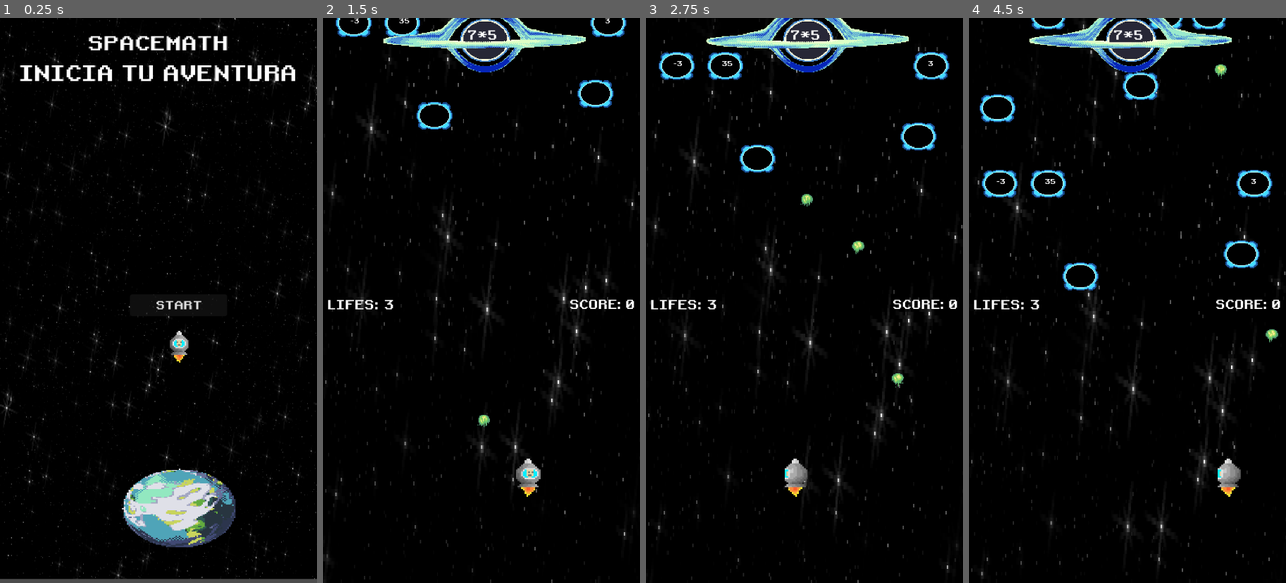
Above: before the commit, frames 1-4 (left to right).
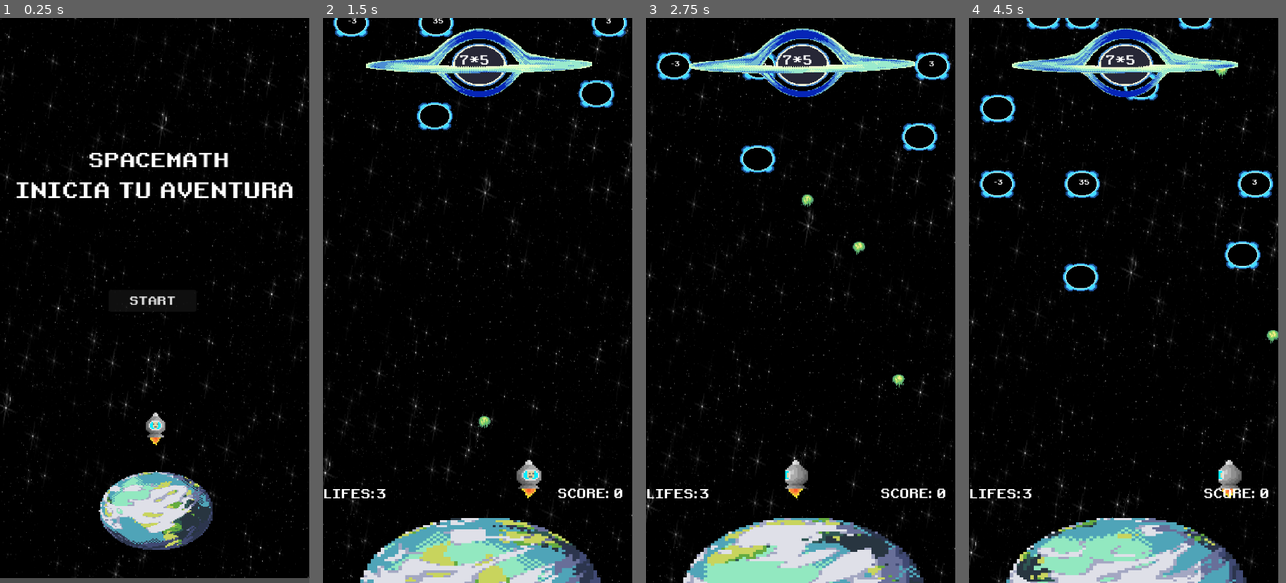
Above: after the commit, the same moments.

Repository: Keeeff9/math-kid
Game: Godot game, scene res://Scenes/menu.tscn
The game is run twice, just before and just after one commit, with the same random seed, the same clock (stepped at 60 frames per second) and the same inputs.
Inputs:
- Up to frame 1 (0.25 s): no input
- Up to frame 2 (1.5 s): click "START" at 0.5 s; tap Enter (ui_accept) at 1.25 s; hold Right (ui_right) from 1.28 s (still down)
- Up to frame 3 (2.75 s): tap Enter (ui_accept) at 1.52, 2.27 s; release Right (ui_right) at 2.03 s; hold Left (ui_left) from 2.03 s (still down)
- Up to frame 4 (4.5 s): release Left (ui_left) at 2.78 s; hold Right (ui_right) 2.78-4.28 s; tap Enter (ui_accept) at 3.77 s; hold Left (ui_left) from 4.28 s (still down)
In our replay, the window is 450x800 before the commit and 439x800 after it. These sizes can differ from the game's own. Grey fills any space a smaller window leaves; there, only what the larger window draws over its background counts as a difference.

The runs differ from the first frame. In frame 1, 11% of the frame differs, in the area x 0-100%, y 0-100%; in frame 2, 16%; in frame 3, 16%; in frame 4, 17%.

Commit message:
Ajuste proporciones del diseño

Diff:
--- a/SpaceMath/v.0.2.2/Main_World/world.tscn
+++ b/SpaceMath/v.0.2.2/Main_World/world.tscn
@@ -8,6 +8,435 @@
 [ext_resource type="PackedScene" uid="uid://g23050u7d6na" path="res://Scenes/gui.tscn" id="7_u4wrg"]
 [ext_resource type="PackedScene" uid="uid://1ywt8pegwruk" path="res://Scenes/EnemyPos.tscn" id="8_2y3o6"]
 [ext_resource type="PackedScene" uid="uid://8oxns2yfh5i7" path="res://Scenes/menu_pausa.tscn" id="8_uhaoi"]
+[ext_resource type="Texture2D" uid="uid://cvjkkflevmwiy" path="res://Assets/planet.png" id="9_ma0g6"]
+
+[sub_resource type="AtlasTexture" id="AtlasTexture_vyr52"]
+atlas = ExtResource("9_ma0g6")
+region = Rect2(0, 0, 70, 70)
+
+[sub_resource type="AtlasTexture" id="AtlasTexture_583tm"]
+atlas = ExtResource("9_ma0g6")
+region = Rect2(70, 0, 70, 70)
+
+[sub_resource type="AtlasTexture" id="AtlasTexture_j3uuf"]
+atlas = ExtResource("9_ma0g6")
+region = Rect2(140, 0, 70, 70)
+
+[sub_resource type="AtlasTexture" id="AtlasTexture_lmw2q"]
+atlas = ExtResource("9_ma0g6")
+region = Rect2(210, 0, 70, 70)
+
+[sub_resource type="AtlasTexture" id="AtlasTexture_mf2ho"]
+atlas = ExtResource("9_ma0g6")
+region = Rect2(280, 0, 70, 70)
+
+[sub_resource type="AtlasTexture" id="AtlasTexture_c4gor"]
+atlas = ExtResource("9_ma0g6")
+region = Rect2(350, 0, 70, 70)
+
+[sub_resource type="AtlasTexture" id="AtlasTexture_g3f7q"]
+atlas = ExtResource("9_ma0g6")
+region = Rect2(420, 0, 70, 70)
+
+[sub_resource type="AtlasTexture" id="AtlasTexture_6fibw"]
+atlas = ExtResource("9_ma0g6")
+region = Rect2(490, 0, 70, 70)
+
+[sub_resource type="AtlasTexture" id="AtlasTexture_kbw07"]
+atlas = ExtResource("9_ma0g6")
+region = Rect2(560, 0, 70, 70)
+
+[sub_resource type="AtlasTexture" id="AtlasTexture_55gul"]
+atlas = ExtResource("9_ma0g6")
+region = Rect2(630, 0, 70, 70)
+
+[sub_resource type="AtlasTexture" id="AtlasTexture_sm1b1"]
+atlas = ExtResource("9_ma0g6")
+region = Rect2(700, 0, 70, 70)
+
+[sub_resource type="AtlasTexture" id="AtlasTexture_biyey"]
+atlas = ExtResource("9_ma0g6")
+region = Rect2(770, 0, 70, 70)
+
+[sub_resource type="AtlasTexture" id="AtlasTexture_eci4s"]
+atlas = ExtResource("9_ma0g6")
+region = Rect2(840, 0, 70, 70)
+
+[sub_resource type="AtlasTexture" id="AtlasTexture_8x7uh"]
+atlas = ExtResource("9_ma0g6")
+region = Rect2(910, 0, 70, 70)
+
+[sub_resource type="AtlasTexture" id="AtlasTexture_ex1dv"]
+atlas = ExtResource("9_ma0g6")
+region = Rect2(980, 0, 70, 70)
+
+[sub_resource type="AtlasTexture" id="AtlasTexture_t3hvv"]
+atlas = ExtResource("9_ma0g6")
+region = Rect2(1050, 0, 70, 70)
+
+[sub_resource type="AtlasTexture" id="AtlasTexture_iegjq"]
+atlas = ExtResource("9_ma0g6")
+region = Rect2(1120, 0, 70, 70)
+
+[sub_resource type="AtlasTexture" id="AtlasTexture_j4kqt"]
+atlas = ExtResource("9_ma0g6")
+region = Rect2(1190, 0, 70, 70)
+
+[sub_resource type="AtlasTexture" id="AtlasTexture_ek6wj"]
+atlas = ExtResource("9_ma0g6")
+region = Rect2(1260, 0, 70, 70)
+
+[sub_resource type="AtlasTexture" id="AtlasTexture_iexc8"]
+atlas = ExtResource("9_ma0g6")
+region = Rect2(1330, 0, 70, 70)
+
+[sub_resource type="AtlasTexture" id="AtlasTexture_a4iuj"]
+atlas = ExtResource("9_ma0g6")
+region = Rect2(1400, 0, 70, 70)
+
+[sub_resource type="AtlasTexture" id="AtlasTexture_kmlad"]
+atlas = ExtResource("9_ma0g6")
+region = Rect2(1470, 0, 70, 70)
+
+[sub_resource type="AtlasTexture" id="AtlasTexture_anic8"]
+atlas = ExtResource("9_ma0g6")
+region = Rect2(1540, 0, 70, 70)
+
+[sub_resource type="AtlasTexture" id="AtlasTexture_48fvn"]
+atlas = ExtResource("9_ma0g6")
+region = Rect2(1610, 0, 70, 70)
+
+[sub_resource type="AtlasTexture" id="AtlasTexture_vpgpg"]
+atlas = ExtResource("9_ma0g6")
+region = Rect2(1680, 0, 70, 70)
+
+[sub_resource type="AtlasTexture" id="AtlasTexture_mv32s"]
+atlas = ExtResource("9_ma0g6")
+region = Rect2(1750, 0, 70, 70)
+
+[sub_resource type="AtlasTexture" id="AtlasTexture_mgkh2"]
+atlas = ExtResource("9_ma0g6")
+region = Rect2(1820, 0, 70, 70)
+
+[sub_resource type="AtlasTexture" id="AtlasTexture_itkxb"]
+atlas = ExtResource("9_ma0g6")
+region = Rect2(1890, 0, 70, 70)
+
+[sub_resource type="AtlasTexture" id="AtlasTexture_65lj3"]
+atlas = ExtResource("9_ma0g6")
+region = Rect2(1960, 0, 70, 70)
+
+[sub_resource type="AtlasTexture" id="AtlasTexture_0kcps"]
+atlas = ExtResource("9_ma0g6")
+region = Rect2(2030, 0, 70, 70)
+
+[sub_resource type="AtlasTexture" id="AtlasTexture_06yyo"]
+atlas = ExtResource("9_ma0g6")
+region = Rect2(2100, 0, 70, 70)
+
+[sub_resource type="AtlasTexture" id="AtlasTexture_o5b37"]
+atlas = ExtResource("9_ma0g6")
+region = Rect2(2170, 0, 70, 70)
+
+[sub_resource type="AtlasTexture" id="AtlasTexture_72ta5"]
+atlas = ExtResource("9_ma0g6")
+region = Rect2(2240, 0, 70, 70)
+
+[sub_resource type="AtlasTexture" id="AtlasTexture_hphj4"]
+atlas = ExtResource("9_ma0g6")
+region = Rect2(2310, 0, 70, 70)
+
+[sub_resource type="AtlasTexture" id="AtlasTexture_f61sj"]
+atlas = ExtResource("9_ma0g6")
+region = Rect2(2380, 0, 70, 70)
+
+[sub_resource type="AtlasTexture" id="AtlasTexture_636a0"]
+atlas = ExtResource("9_ma0g6")
+region = Rect2(2450, 0, 70, 70)
+
+[sub_resource type="AtlasTexture" id="AtlasTexture_xa8ji"]
+atlas = ExtResource("9_ma0g6")
+region = Rect2(2520, 0, 70, 70)
+
+[sub_resource type="AtlasTexture" id="AtlasTexture_pavt4"]
+atlas = ExtResource("9_ma0g6")
+region = Rect2(2590, 0, 70, 70)
+
+[sub_resource type="AtlasTexture" id="AtlasTexture_7h1rb"]
+atlas = ExtResource("9_ma0g6")
+region = Rect2(2660, 0, 70, 70)
+
+[sub_resource type="AtlasTexture" id="AtlasTexture_n4jnb"]
+atlas = ExtResource("9_ma0g6")
+region = Rect2(2730, 0, 70, 70)
+
+[sub_resource type="AtlasTexture" id="AtlasTexture_ejyer"]
+atlas = ExtResource("9_ma0g6")
+region = Rect2(2800, 0, 70, 70)
+
+[sub_resource type="AtlasTexture" id="AtlasTexture_mju1r"]
+atlas = ExtResource("9_ma0g6")
+region = Rect2(2870, 0, 70, 70)
+
+[sub_resource type="AtlasTexture" id="AtlasTexture_xfvoi"]
+atlas = ExtResource("9_ma0g6")
+region = Rect2(2940, 0, 70, 70)
+
+[sub_resource type="AtlasTexture" id="AtlasTexture_w7pmx"]
+atlas = ExtResource("9_ma0g6")
+region = Rect2(3010, 0, 70, 70)
+
+[sub_resource type="AtlasTexture" id="AtlasTexture_sb443"]
+atlas = ExtResource("9_ma0g6")
+region = Rect2(3080, 0, 70, 70)
+
+[sub_resource type="AtlasTexture" id="AtlasTexture_r8w7d"]
+atlas = ExtResource("9_ma0g6")
+region = Rect2(3150, 0, 70, 70)
+
+[sub_resource type="AtlasTexture" id="AtlasTexture_g21qs"]
+atlas = ExtResource("9_ma0g6")
+region = Rect2(3220, 0, 70, 70)
+
+[sub_resource type="AtlasTexture" id="AtlasTexture_v611j"]
+atlas = ExtResource("9_ma0g6")
+region = Rect2(3290, 0, 70, 70)
+
+[sub_resource type="AtlasTexture" id="AtlasTexture_sytgh"]
+atlas = ExtResource("9_ma0g6")
+region = Rect2(3360, 0, 70, 70)
+
+[sub_resource type="AtlasTexture" id="AtlasTexture_ah7wh"]
+atlas = ExtResource("9_ma0g6")
+region = Rect2(3430, 0, 70, 70)
+
+[sub_resource type="AtlasTexture" id="AtlasTexture_yskmj"]
+atlas = ExtResource("9_ma0g6")
+region = Rect2(3500, 0, 70, 70)
+
+[sub_resource type="AtlasTexture" id="AtlasTexture_wls4b"]
+atlas = ExtResource("9_ma0g6")
+region = Rect2(3570, 0, 70, 70)
+
+[sub_resource type="AtlasTexture" id="AtlasTexture_vb7kn"]
+atlas = ExtResource("9_ma0g6")
+region = Rect2(3640, 0, 70, 70)
+
+[sub_resource type="AtlasTexture" id="AtlasTexture_jbf4g"]
+atlas = ExtResource("9_ma0g6")
+region = Rect2(3710, 0, 70, 70)
+
+[sub_resource type="AtlasTexture" id="AtlasTexture_2e1wo"]
+atlas = ExtResource("9_ma0g6")
+region = Rect2(3780, 0, 70, 70)
+
+[sub_resource type="AtlasTexture" id="AtlasTexture_mjfdq"]
+atlas = ExtResource("9_ma0g6")
+region = Rect2(3850, 0, 70, 70)
+
+[sub_resource type="AtlasTexture" id="AtlasTexture_ldx4e"]
+atlas = ExtResource("9_ma0g6")
+region = Rect2(3920, 0, 70, 70)
+
+[sub_resource type="AtlasTexture" id="AtlasTexture_colcn"]
+atlas = ExtResource("9_ma0g6")
+region = Rect2(3990, 0, 70, 70)
+
+[sub_resource type="AtlasTexture" id="AtlasTexture_0s4xg"]
+atlas = ExtResource("9_ma0g6")
+region = Rect2(4060, 0, 70, 70)
+
+[sub_resource type="AtlasTexture" id="AtlasTexture_vaup4"]
+atlas = ExtResource("9_ma0g6")
+region = Rect2(4130, 0, 70, 70)
+
+[sub_resource type="SpriteFrames" id="SpriteFrames_p0u5h"]
+animations = [{
+"frames": [{
+"duration": 1.0,
+"texture": SubResource("AtlasTexture_vyr52")
+}, {
+"duration": 1.0,
+"texture": SubResource("AtlasTexture_583tm")
+}, {
+"duration": 1.0,
+"texture": SubResource("AtlasTexture_j3uuf")
+}, {
+"duration": 1.0,
+"texture": SubResource("AtlasTexture_lmw2q")
+}, {
+"duration": 1.0,
+"texture": SubResource("AtlasTexture_mf2ho")
+}, {
+"duration": 1.0,
+"texture": SubResource("AtlasTexture_c4gor")
+}, {
+"duration": 1.0,
+"texture": SubResource("AtlasTexture_g3f7q")
+}, {
+"duration": 1.0,
+"texture": SubResource("AtlasTexture_6fibw")
+}, {
+"duration": 1.0,
+"texture": SubResource("AtlasTexture_kbw07")
+}, {
+"duration": 1.0,
+"texture": SubResource("AtlasTexture_55gul")
+}, {
+"duration": 1.0,
+"texture": SubResource("AtlasTexture_sm1b1")
+}, {
+"duration": 1.0,
+"texture": SubResource("AtlasTexture_biyey")
+}, {
+"duration": 1.0,
+"texture": SubResource("AtlasTexture_eci4s")
+}, {
+"duration": 1.0,
+"texture": SubResource("AtlasTexture_8x7uh")
+}, {
+"duration": 1.0,
+"texture": SubResource("AtlasTexture_ex1dv")
+}, {
+"duration": 1.0,
+"texture": SubResource("AtlasTexture_t3hvv")
+}, {
+"duration": 1.0,
+"texture": SubResource("AtlasTexture_iegjq")
+}, {
+"duration": 1.0,
+"texture": SubResource("AtlasTexture_j4kqt")
+}, {
+"duration": 1.0,
+"texture": SubResource("AtlasTexture_ek6wj")
+}, {
+"duration": 1.0,
+"texture": SubResource("AtlasTexture_iexc8")
+}, {
+"duration": 1.0,
+"texture": SubResource("AtlasTexture_a4iuj")
+}, {
+"duration": 1.0,
+"texture": SubResource("AtlasTexture_kmlad")
+}, {
+"duration": 1.0,
+"texture": SubResource("AtlasTexture_anic8")
+}, {
+"duration": 1.0,
+"texture": SubResource("AtlasTexture_48fvn")
+}, {
+"duration": 1.0,
+"texture": SubResource("AtlasTexture_vpgpg")
+}, {
+"duration": 1.0,
+"texture": SubResource("AtlasTexture_mv32s")
+}, {
+"duration": 1.0,
+"texture": SubResource("AtlasTexture_mgkh2")
+}, {
+"duration": 1.0,
+"texture": SubResource("AtlasTexture_itkxb")
+}, {
+"duration": 1.0,
+"texture": SubResource("AtlasTexture_65lj3")
+}, {
+"duration": 1.0,
+"texture": SubResource("AtlasTexture_0kcps")
+}, {
+"duration": 1.0,
+"texture": SubResource("AtlasTexture_06yyo")
+}, {
+"duration": 1.0,
+"texture": SubResource("AtlasTexture_o5b37")
+}, {
+"duration": 1.0,
+"texture": SubResource("AtlasTexture_72ta5")
+}, {
+"duration": 1.0,
+"texture": SubResource("AtlasTexture_hphj4")
+}, {
+"duration": 1.0,
+"texture": SubResource("AtlasTexture_f61sj")
+}, {
+"duration": 1.0,
+"texture": SubResource("AtlasTexture_636a0")
+}, {
+"duration": 1.0,
+"texture": SubResource("AtlasTexture_xa8ji")
+}, {
+"duration": 1.0,
+"texture": SubResource("AtlasTexture_pavt4")
+}, {
+"duration": 1.0,
+"texture": SubResource("AtlasTexture_7h1rb")
+}, {
+"duration": 1.0,
+"texture": SubResource("AtlasTexture_n4jnb")
+}, {
+"duration": 1.0,
+"texture": SubResource("AtlasTexture_ejyer")
+}, {
+"duration": 1.0,
+"texture": SubResource("AtlasTexture_mju1r")
+}, {
+"duration": 1.0,
+"texture": SubResource("AtlasTexture_xfvoi")
+}, {
+"duration": 1.0,
+"texture": SubResource("AtlasTexture_w7pmx")
+}, {
+"duration": 1.0,
+"texture": SubResource("AtlasTexture_sb443")
+}, {
+"duration": 1.0,
+"texture": SubResource("AtlasTexture_r8w7d")
+}, {
+"duration": 1.0,
+"texture": SubResource("AtlasTexture_g21qs")
+}, {
+"duration": 1.0,
+"texture": SubResource("AtlasTexture_v611j")
+}, {
+"duration": 1.0,
+"texture": SubResource("AtlasTexture_sytgh")
+}, {
+"duration": 1.0,
+"texture": SubResource("AtlasTexture_ah7wh")
+}, {
+"duration": 1.0,
+"texture": SubResource("AtlasTexture_yskmj")
+}, {
+"duration": 1.0,
+"texture": SubResource("AtlasTexture_wls4b")
+}, {
+"duration": 1.0,
+"texture": SubResource("AtlasTexture_vb7kn")
+}, {
+"duration": 1.0,
+"texture": SubResource("AtlasTexture_jbf4g")
+}, {
+"duration": 1.0,
+"texture": SubResource("AtlasTexture_2e1wo")
+}, {
+"duration": 1.0,
+"texture": SubResource("AtlasTexture_mjfdq")
+}, {
+"duration": 1.0,
+"texture": SubResource("AtlasTexture_ldx4e")
+}, {
+"duration": 1.0,
+"texture": SubResource("AtlasTexture_colcn")
+}, {
+"duration": 1.0,
+"texture": SubResource("AtlasTexture_0s4xg")
+}, {
+"duration": 1.0,
+"texture": SubResource("AtlasTexture_vaup4")
+}],
+"loop": true,
+"name": &"default",
+"speed": 9.0
+}]
 
 [node name="main" type="Node2D"]
 script = ExtResource("1_86qvf")
@@ -18,8 +447,9 @@
 repeat_size = Vector2(0, 700)
 
 [node name="Sprite2D" type="Sprite2D" parent="Parallax2D"]
-position = Vector2(1199, -0.999878)
-scale = Vector2(2.94922, 8.20898)
+texture_filter = 1
+position = Vector2(971, 606)
+scale = Vector2(1.41275, 2.471)
 texture = ExtResource("3_pf7x1")
 
 [node name="Timer" type="Timer" parent="Parallax2D"]
@@ -43,24 +473,25 @@
 [node name="PositionEnemy" type="Node" parent="."]
 
 [node name="Enemy1" parent="PositionEnemy" instance=ExtResource("8_2y3o6")]
-position = Vector2(70, 45)
+position = Vector2(64, 216)
 
 [node name="Enemy2" parent="PositionEnemy" instance=ExtResource("8_2y3o6")]
-position = Vector2(180, 50)
+position = Vector2(256, 208)
 
 [node name="Enemy3" parent="PositionEnemy" instance=ExtResource("8_2y3o6")]
-position = Vector2(293, 57)
+position = Vector2(384, 208)
 
 [node name="Enemy4" parent="PositionEnemy" instance=ExtResource("8_2y3o6")]
-position = Vector2(447, 53)
+position = Vector2(512, 208)
 
 [node name="Enemy5" parent="PositionEnemy" instance=ExtResource("8_2y3o6")]
-position = Vector2(648, 62)
+position = Vector2(648, 208)
 
 [node name="Enemy6" parent="PositionEnemy" instance=ExtResource("8_2y3o6")]
-position = Vector2(545, 40)
+position = Vector2(168, 288)
 
 [node name="CanvasLayer" type="CanvasLayer" parent="."]
+visible = false
 
 [node name="menuPausa" parent="CanvasLayer" instance=ExtResource("8_uhaoi")]
 offset_left = -7.0
@@ -68,6 +499,13 @@
 offset_right = -7.0
 offset_bottom = -3.0
 
+[node name="Planet" type="AnimatedSprite2D" parent="."]
+texture_filter = 1
+position = Vector2(352, 1304)
+scale = Vector2(7.88571, 5.14286)
+sprite_frames = SubResource("SpriteFrames_p0u5h")
+autoplay = "default"
+
 [connection signal="child_entered_tree" from="." to="." method="_on_child_entered_tree"]
 [connection signal="timeout" from="Parallax2D/Timer" to="." method="_on_timer_timeout"]
 [connection signal="timeout" from="TimerEnemy" to="." method="_on_timer_enemy_timeout"]
--- a/SpaceMath/v.0.2.2/Scenes/gui.tscn
+++ b/SpaceMath/v.0.2.2/Scenes/gui.tscn
@@ -456,7 +456,10 @@
 anchor_top = 0.00617284
 anchor_right = 1.00087
 anchor_bottom = 0.998457
-offset_bottom = -6.10352e-05
+offset_left = -8.625
+offset_top = 56.0988
+offset_right = -8.62506
+offset_bottom = 56.0986
 grow_horizontal = 2
 grow_vertical = 2
 theme_override_constants/margin_left = 13
@@ -465,6 +468,7 @@
 metadata/_edit_use_anchors_ = true
 
 [node name="VBoxContainer_Score" type="HBoxContainer" parent="Control/MarginContainer"]
+texture_filter = 1
 layout_mode = 2
 size_flags_horizontal = 8
 size_flags_vertical = 4
@@ -474,17 +478,38 @@
 size_flags_horizontal = 6
 size_flags_vertical = 0
 theme_override_fonts/font = ExtResource("2_mlilq")
-text = "SCORE: 0"
+text = "
+
+
+
+
+
+
+
+
+
+
+
+
+
+
+
+
+
+
+SCORE: 0"
 label_settings = SubResource("LabelSettings_ebfd4")
+vertical_alignment = 1
 
 [node name="VBoxContainer_Question" type="HBoxContainer" parent="Control/MarginContainer"]
 layout_mode = 2
 size_flags_horizontal = 4
 size_flags_vertical = 0
+metadata/_edit_use_anchors_ = true
 
 [node name="AnimatedSprite2D" type="AnimatedSprite2D" parent="Control/MarginContainer/VBoxContainer_Question"]
-position = Vector2(40.25, 28.4375)
-scale = Vector2(2.3025, 1.98438)
+position = Vector2(45, 28.4375)
+scale = Vector2(2.56, 1.98438)
 sprite_frames = SubResource("SpriteFrames_xuger")
 autoplay = "default"
 frame_progress = 0.979281
@@ -493,17 +518,20 @@
 layout_mode = 2
 size_flags_horizontal = 4
 theme_override_fonts/font = ExtResource("2_mlilq")
-text = "9 + 9
+text = "10+10
 "
 label_settings = SubResource("LabelSettings_ebfd4")
+horizontal_alignment = 1
+vertical_alignment = 1
+uppercase = true
 
 [node name="Label_Lifes" type="Node" parent="Control"]
 
 [node name="LifeLabelCount" type="Label" parent="Control/Label_Lifes"]
-offset_left = 138.0
-offset_top = 631.0
-offset_right = 160.0
-offset_bottom = 668.0
+offset_left = 120.0
+offset_top = 1056.0
+offset_right = 296.0
+offset_bottom = 1493.0
 size_flags_horizontal = 4
 size_flags_vertical = 8
 theme_override_fonts/font = ExtResource("2_mlilq")
@@ -511,12 +539,21 @@
 label_settings = SubResource("LabelSettings_xg7ms")
 
 [node name="LifeLabelText" type="Label" parent="Control/Label_Lifes"]
-offset_left = 9.0
-offset_top = 631.0
+offset_top = 656.0
 offset_right = 116.0
-offset_bottom = 668.0
+offset_bottom = 1093.0
 size_flags_horizontal = 0
 size_flags_vertical = 8
 theme_override_fonts/font = ExtResource("2_mlilq")
-text = "LIFES:"
+text = "
+
+
+
+
+
+
+
+
+
+LIFES:"
 label_settings = SubResource("LabelSettings_xg7ms")
--- a/SpaceMath/v.0.2.2/Scenes/menu.tscn
+++ b/SpaceMath/v.0.2.2/Scenes/menu.tscn
@@ -446,19 +446,20 @@
 anchors_preset = 15
 anchor_right = 1.0
 anchor_bottom = 1.0
+offset_right = -8.0
 grow_horizontal = 2
 grow_vertical = 2
 script = ExtResource("1_goijd")
 
 [node name="Background" type="Sprite2D" parent="."]
 texture_filter = 1
-position = Vector2(361, 633.25)
-scale = Vector2(1.41016, 2.49121)
+position = Vector2(352, 632)
+scale = Vector2(1.38, 2.471)
 texture = ExtResource("2_scg87")
 
 [node name="Planet" type="AnimatedSprite2D" parent="."]
 texture_filter = 1
-position = Vector2(406, 1110)
+position = Vector2(352, 1112)
 scale = Vector2(3.67917, 2.53333)
 sprite_frames = SubResource("SpriteFrames_hsjop")
 autoplay = "default"
@@ -476,34 +477,6 @@
 label_settings = SubResource("LabelSettings_h1d4j")
 horizontal_alignment = 1
 
-[node name="VBoxContainer" type="VBoxContainer" parent="."]
-texture_filter = 1
-layout_mode = 1
-anchors_preset = 5
-anchor_left = 0.5
-anchor_right = 0.5
-offset_left = -356.0
-offset_right = 60.0
-offset_bottom = 109.0
-grow_horizontal = 2
-scale = Vector2(1.7, 1.7)
-alignment = 1
-
-[node name="Title" type="Label" parent="VBoxContainer"]
-layout_mode = 2
-theme_override_fonts/font = ExtResource("3_gg6fb")
-text = "SPACEMATH
-"
-label_settings = SubResource("LabelSettings_7g4ky")
-horizontal_alignment = 1
-
-[node name="Description" type="Label" parent="VBoxContainer"]
-layout_mode = 2
-theme_override_fonts/font = ExtResource("3_gg6fb")
-text = "INICIA TU AVENTURA"
-label_settings = SubResource("LabelSettings_h1d4j")
-horizontal_alignment = 1
-
 [node name="HBoxContainer" type="VBoxContainer" parent="."]
 layout_mode = 1
 anchors_preset = 8
@@ -511,16 +484,17 @@
 anchor_top = 0.5
 anchor_right = 0.5
 anchor_bottom = 0.5
-offset_left = -65.0
-offset_top = -14.5
-offset_right = 65.0
-offset_bottom = 14.5
+offset_left = -100.0
+offset_top = -24.0
+offset_right = 17.0
+offset_bottom = 5.0
 grow_horizontal = 2
 grow_vertical = 2
 scale = Vector2(1.7, 1.7)
 size_flags_horizontal = 4
 
 [node name="StartButton" type="Button" parent="HBoxContainer"]
+texture_filter = 1
 layout_mode = 2
 theme_override_fonts/font = ExtResource("3_gg6fb")
 text = "START"
@@ -564,6 +538,7 @@
 offset_bottom = 90.0
 
 [node name="GridContainer" type="GridContainer" parent="DataBase"]
+visible = false
 offset_left = 920.0
 offset_top = 30.0
 offset_right = 955.0
@@ -576,10 +551,10 @@
 anchor_top = 0.5
 anchor_right = 0.5
 anchor_bottom = 0.5
-offset_left = -106.0
-offset_top = -157.0
-offset_right = 201.0
-offset_bottom = -56.0
+offset_left = -160.0
+offset_top = -160.0
+offset_right = 147.0
+offset_bottom = -59.0
 grow_horizontal = 2
 grow_vertical = 2
 theme_override_fonts/font = ExtResource("3_gg6fb")
@@ -590,11 +565,41 @@
 
 [node name="Player" type="AnimatedSprite2D" parent="."]
 texture_filter = 1
-position = Vector2(407, 745)
-scale = Vector2(3, 3)
+position = Vector2(352, 928)
+scale = Vector2(3.1, 3.1)
 sprite_frames = ExtResource("4_fk6li")
 animation = &"menu"
 autoplay = "menu"
+
+[node name="VBoxContainer" type="VBoxContainer" parent="."]
+texture_filter = 1
+layout_mode = 1
+anchors_preset = 5
+anchor_left = 0.5
+anchor_right = 0.5
+offset_left = -362.0
+offset_top = 264.0
+offset_right = 68.0
+offset_bottom = 373.0
+grow_horizontal = 2
+scale = Vector2(1.7, 1.7)
+alignment = 1
+
+[node name="Title" type="Label" parent="VBoxContainer"]
+layout_mode = 2
+theme_override_colors/font_color = Color(0.201835, 0.426837, 0.985515, 1)
+theme_override_fonts/font = ExtResource("3_gg6fb")
+text = " SPACEMATH
+"
+label_settings = SubResource("LabelSettings_7g4ky")
+horizontal_alignment = 1
+
+[node name="Description" type="Label" parent="VBoxContainer"]
+layout_mode = 2
+theme_override_fonts/font = ExtResource("3_gg6fb")
+text = "INICIA TU AVENTURA"
+label_settings = SubResource("LabelSettings_h1d4j")
+horizontal_alignment = 1
 
 [connection signal="pressed" from="HBoxContainer/StartButton" to="." method="_on_start_button_pressed"]
 [connection signal="pressed" from="HBoxContainer/ExitButton" to="." method="_on_exit_button_pressed"]
--- a/SpaceMath/v.0.2.2/project.godot
+++ b/SpaceMath/v.0.2.2/project.godot
@@ -20,8 +20,8 @@
 
 [display]
 
-window/size/viewport_width=720
-window/size/viewport_height=1280
+window/size/viewport_width=700
+window/size/viewport_height=1276
 window/stretch/mode="viewport"
 
 [input]
Not shown: 1 places in SpaceMath/v.0.2.2/Main_World/world.tscn that only renumber resources
Not shown, added: SpaceMath/v.0.2.2/Assets.zip
